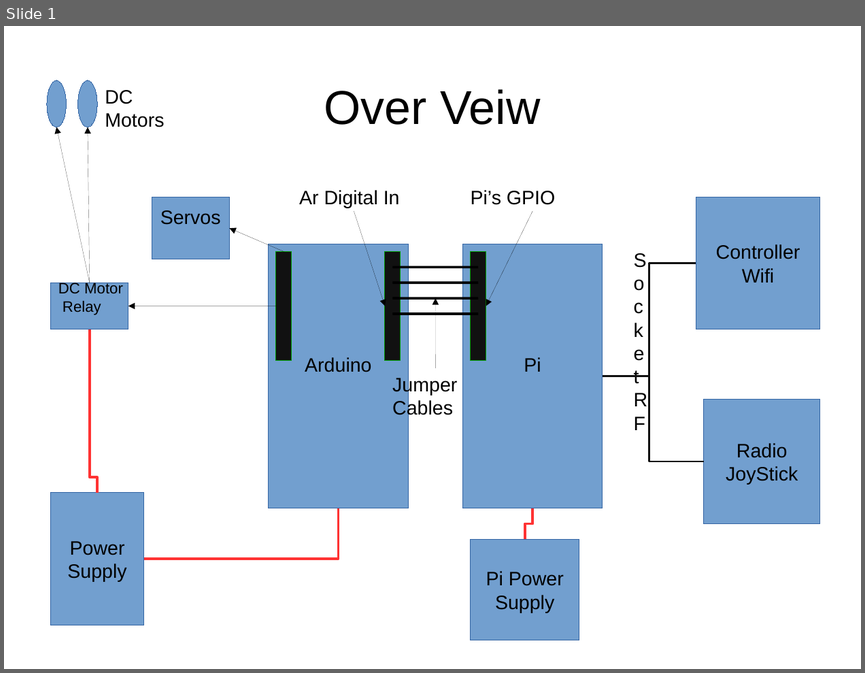
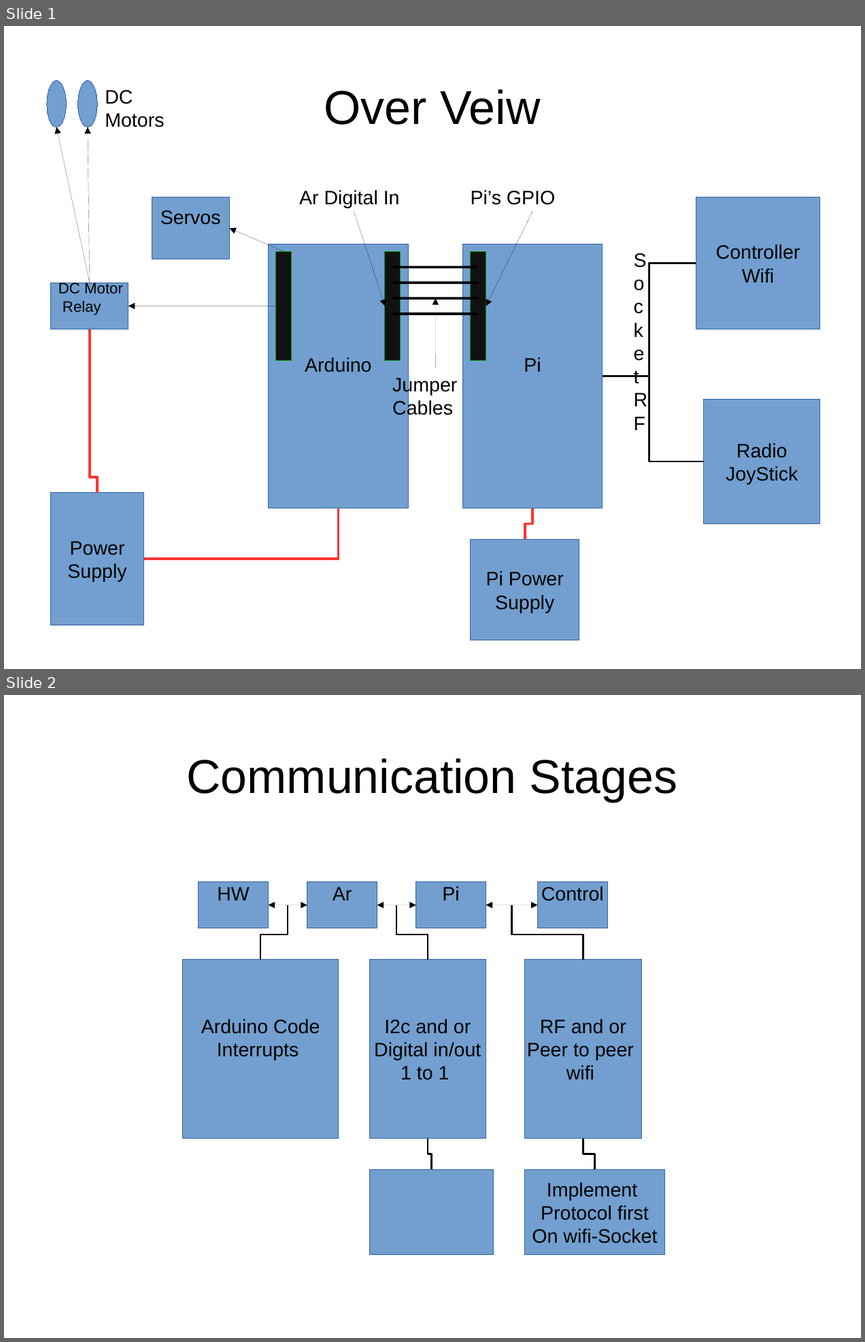
Before and after one commit to vikingfacer/rusty_bot, a slide deck: OverView.odp. Shown one above the other, each under a label of ours: slide 1 before the commit, slides 1 and 2 after it. The pictures are 865x673 and 865x1342 pixels, drawn with LibreOffice and Linux fonts; fonts in the diff are those of the drawing. Boxes give left, top, right and bottom in pixels: in the first picture for what was removed or moved away, otherwise in the second. Text is boxed around its words. In the diff, an @@ line names an element or a change of style, - is before the commit and + after.

Commit message:
added communication stage documents

```diff
--- a/OverView.odp
+++ b/OverView.odp
@@ slide 2 added at [4,695,861,1338], background #FFFFFF @@
@@ title added at [187,758,677,802], 44 pt, text #000000 @@
+Communication Stages
@@ rectangle added at [198,881,269,928], fill #729FCF, outline #3465A4 0 pt, 18 pt, text #000000 @@
+HW
@@ rectangle added at [307,881,377,928], fill #729FCF, outline #3465A4 0 pt, 18 pt, text #000000 @@
+Ar
@@ rectangle added at [416,881,486,928], fill #729FCF, outline #3465A4 0 pt, 18 pt, text #000000 @@
+Pi
@@ rectangle added at [537,881,607,928], fill #729FCF, outline #3465A4 0 pt, 18 pt, text #000000 @@
+Control
@@ elbow line added from (288, 905) to (260, 960), #000000 1.5 pt @@
@@ double arrow added from (269, 905) to (307, 905), #000000 0 pt @@
@@ double arrow added from (377, 905) to (416, 905), #000000 0 pt @@
@@ elbow line added from (396, 905) to (428, 960), #000000 1.5 pt @@
@@ double arrow added from (486, 905) to (537, 905), #000000 0 pt @@
@@ elbow line added from (512, 905) to (583, 960), #000000 1.5 pt @@
@@ rectangle added at [183,960,339,1138], fill #729FCF, outline #3465A4 0 pt, 18 pt, text #000000 @@
+Arduino Code
+Interrupts
@@ rectangle added at [369,960,486,1138], fill #729FCF, outline #3465A4 0 pt, 18 pt, text #000000 @@
+I2c and or
+Digital in/out
+1 to 1
@@ rectangle added at [525,960,642,1138], fill #729FCF, outline #3465A4 0 pt, 18 pt, text #000000 @@
+RF and or
+Peer to peer
+wifi
@@ elbow line added from (428, 1138) to (432, 1169), #000000 1.5 pt @@
@@ elbow line added from (583, 1138) to (595, 1169), #000000 1.5 pt @@
@@ rectangle added at [369,1169,494,1255], fill #729FCF, outline #3465A4 0 pt @@
@@ rectangle added at [525,1169,665,1255], fill #729FCF, outline #3465A4 0 pt, 18 pt, text #000000 @@
+Implement
+Protocol first
+On wifi-Socket
```
Also in this commit, not shown: 1 other file.
